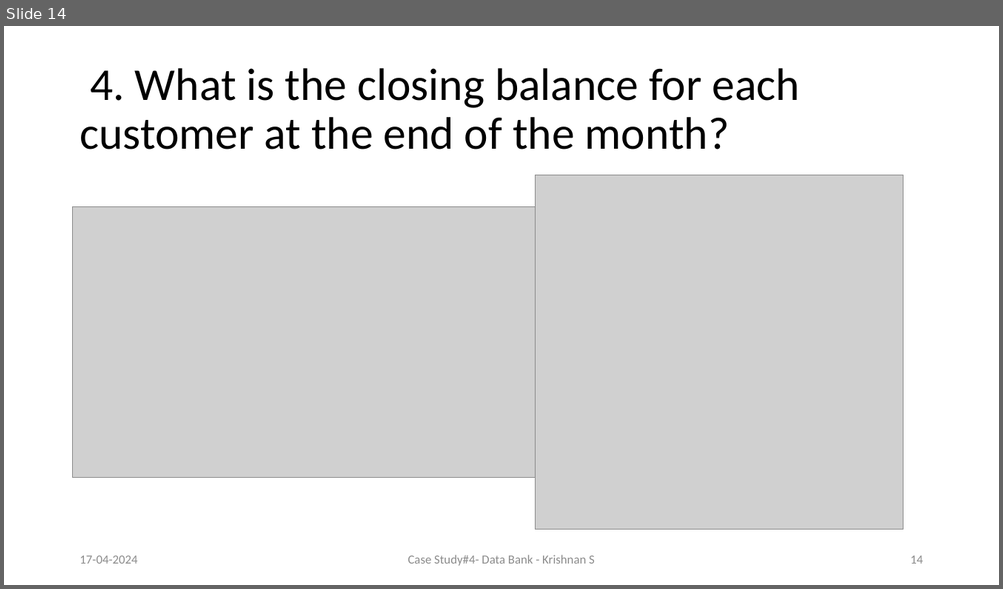
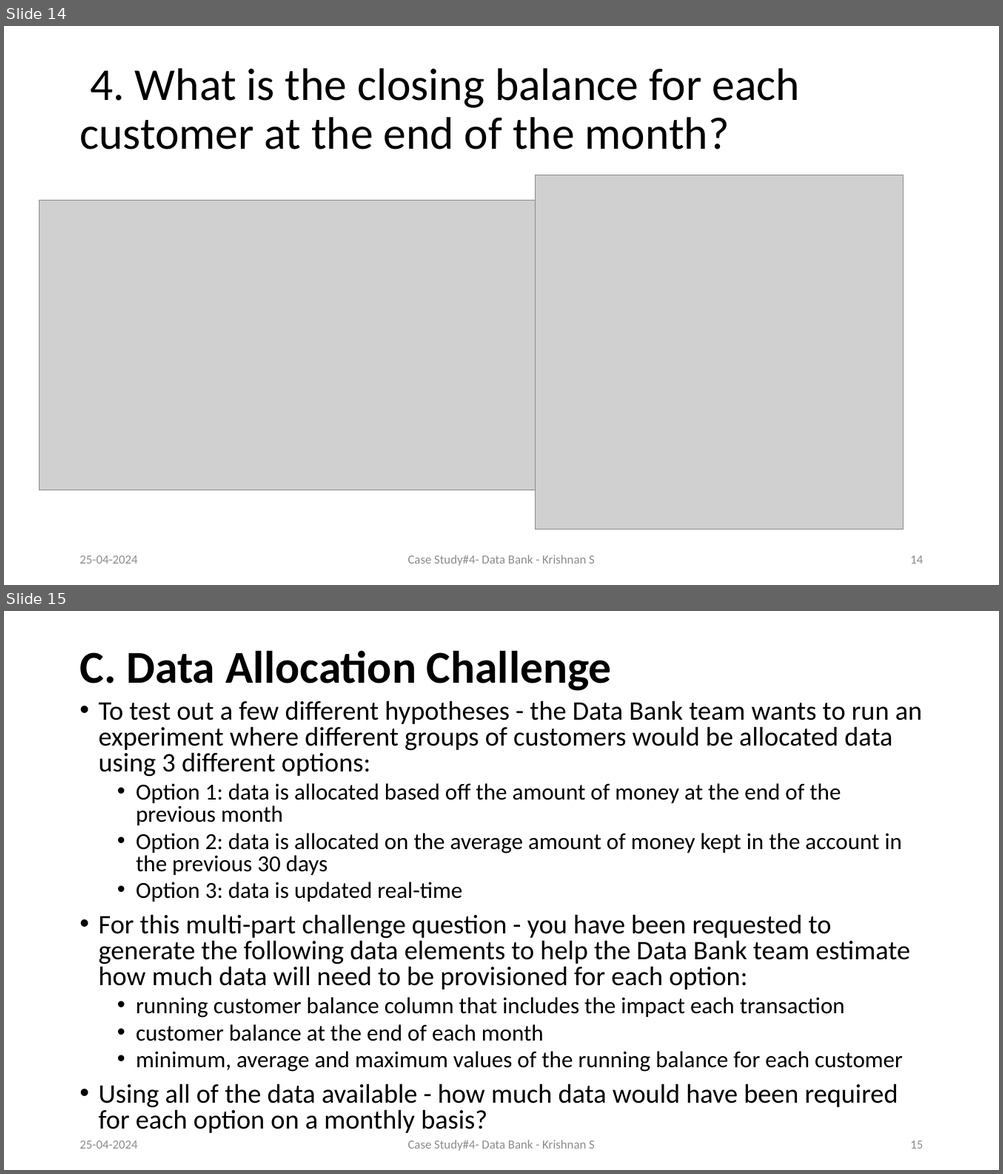
Before and after one commit to Krishnann-s/8-Week-SQL-Challenge, a slide deck: Case Study 4/Data Bank.pptx. Shown one above the other, each under a label of ours: slide 14 before the commit, slides 14 and 15 after it. The pictures are 1003x589 and 1003x1174 pixels, drawn with LibreOffice and Linux fonts; fonts in the diff are those of the drawing; grey boxes stand for pictures. Boxes give left, top, right and bottom in pixels: in the first picture for what was removed or moved away, otherwise in the second. Text is boxed around its words. In the diff, an @@ line names an element or a change of style, - is before the commit and + after.

Commit message:
fixed case Study 4 ppt

```diff
--- a/Case Study 4/Data Bank.pptx
+++ b/Case Study 4/Data Bank.pptx
@@ slide 15 added at [4, 611, 999, 1170], background #FFFFFF @@
@@ title added at [79, 650, 612, 691], 44 pt, text #000000, bold @@
+C. Data Allocation Challenge
@@ text added at [99, 701, 922, 1133], 25.9 pt, text #000000 @@
+• To test out a few different hypotheses - the Data Bank team wants to run an experiment where different groups of customers would be allocated data using 3 different options:
+  • Option 1: data is allocated based off the amount of money at the end of the previous month
+  • Option 2: data is allocated on the average amount of money kept in the account in the previous 30 days
+  • Option 3: data is updated real-time
+• For this multi-part challenge question - you have been requested to generate the following data elements to help the Data Bank team estimate how much data will need to be provisioned for each option:
+  • running customer balance column that includes the impact each transaction
+  • customer balance at the end of each month
+  • minimum, average and maximum values of the running balance for each customer
+• Using all of the data available - how much data would have been required for each option on a monthly basis?
@@ text added at [79, 1141, 137, 1149], 12 pt, text #8C8C8C @@
+25-04-2024
@@ text added at [408, 1140, 595, 1151], 12 pt, text #8C8C8C @@
+Case Study#4- Data Bank - Krishnan S
@@ page number added at [910, 1141, 922, 1149], 12 pt, text #8C8C8C @@
+15
@@ slide 14 changed as well @@
@@ picture: place and size @@
-picture at [73, 207, 535, 477]
+picture at [39, 200, 535, 491]
@@ text at [79, 556, 137, 564]: text changed @@
-17-04-2024
+25-04-2024
```
Also in this commit, not shown: 13 other slides changed, 4 other slides added, 1 other file.
